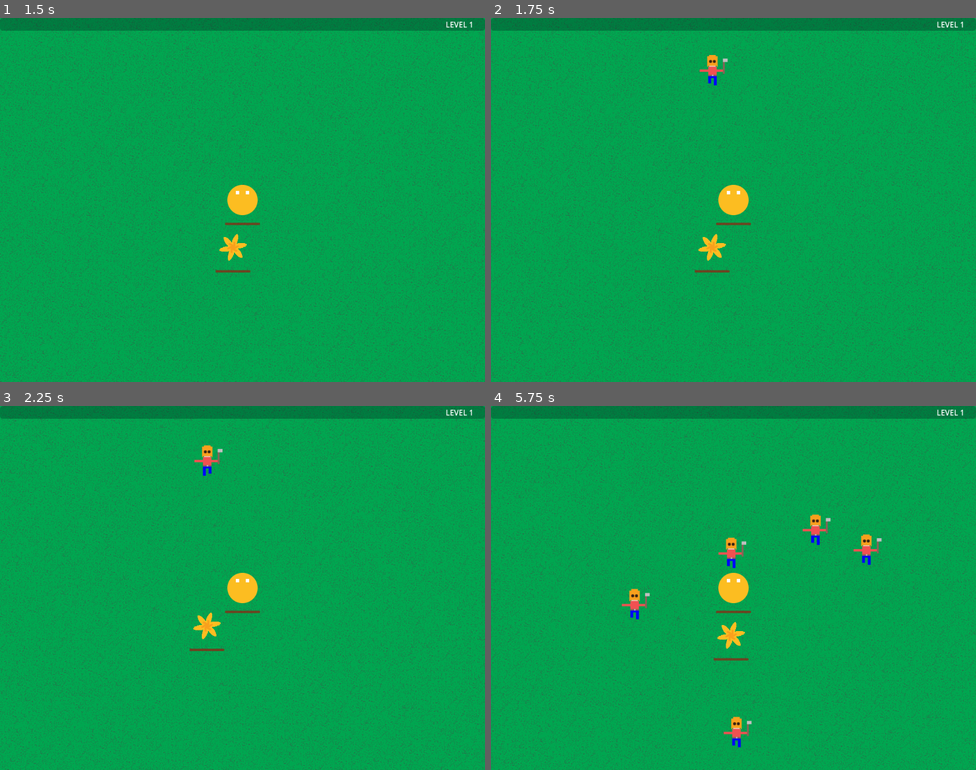
Above: before the commit, frames 1-4 (two rows, left to right).
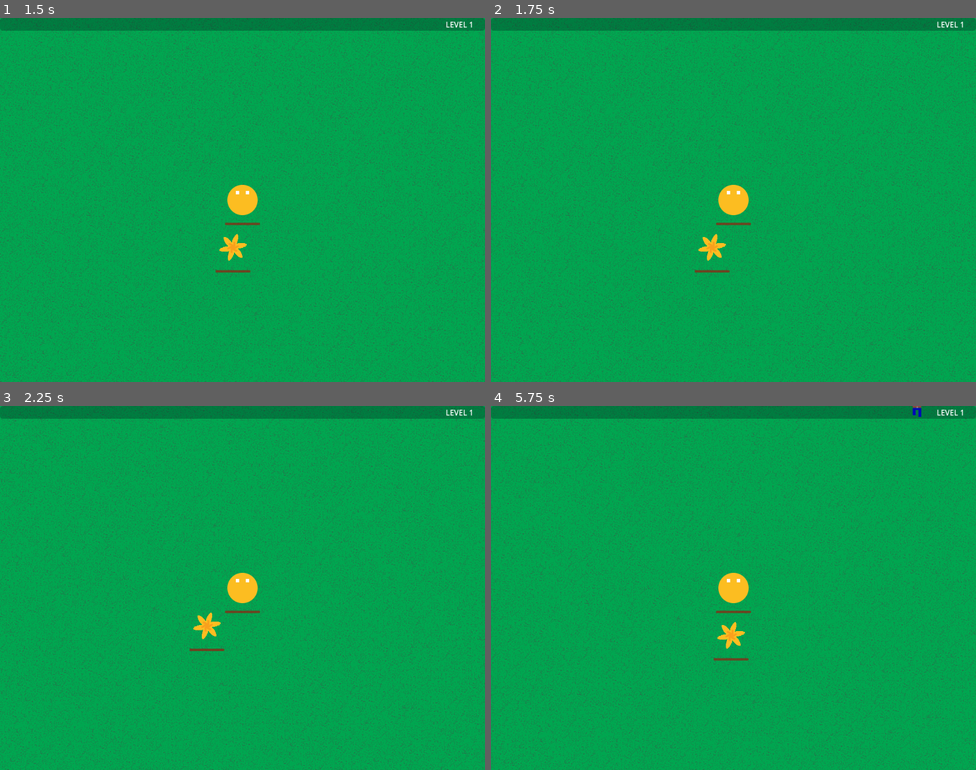
Above: after the commit, the same moments.

Repository: Silvester56/lastflower
Game: Godot game, scene res://scenes/main_menu.tscn
Same seed, same stepped clock (60 frames per second), same inputs: the game is played once before the commit and once after it.
Inputs:
- Up to frame 1 (1.5 s): click "PLAY" at 0.5 s; tap Enter at 1.25 s; hold D (right) from 1.28 s (still down); tap Space (melee) at 1.35 s
- Up to frame 2 (1.75 s): keep holding D (right)
- Up to frame 3 (2.25 s): release D (right) at 2.03 s; hold S (down) from 2.03 s (still down); tap Space (melee) at 2.1 s
- Up to frame 4 (5.75 s): release S (down) at 2.78 s; hold D (right) 2.78-3.53 s; tap Space (melee) every 0.75 s from 2.85 to 5.1 s; hold W (up) 3.53-4.28 s; hold A (left) from 4.28 s (still down)

Frame 1 is identical in both runs. In frame 2, 0.2% of the frame differs, in the area x 43-49%, y 10-19%; in frame 3, 0.2%; in frame 4, 1.1%, in the area x 26-89%, y 0-94%.

Commit message:
Implement auto heal feature and melee cooldown

Diff:
--- a/scenes/game.tscn
+++ b/scenes/game.tscn
@@ -233,6 +233,13 @@
 layout_mode = 2
 text = "MAIN MENU"
 
+[node name="MeleeCooldown" type="Timer" parent="Player"]
+wait_time = 1.5
+one_shot = true
+
+[node name="AutoHeal" type="Timer" parent="Player"]
+autostart = true
+
 [node name="TileMapLayer" type="TileMapLayer" parent="."]
 tile_map_data = PackedByteArray("AADn/+z/AAAGAAIAAADn/+3/AAACAAQAAADn/+7/AAAFAAQAAADn/+//AAAGAAMAAADn//D/AAADAAIAAADn// …(249904 unchanged characters)…
 tile_set = SubResource("TileSet_qmeeo")
@@ -257,10 +264,15 @@
 value = 100.0
 show_percentage = false
 
+[node name="AutoHeal" type="Timer" parent="Flower"]
+autostart = true
+
 [node name="Spawn" type="Timer" parent="."]
 autostart = true
 
 [connection signal="timeout" from="Player/Range/Timer" to="Player" method="_on_timer_timeout"]
 [connection signal="pressed" from="Player/GameOver/VBoxContainer/Retry" to="." method="_on_retry_pressed"]
 [connection signal="pressed" from="Player/GameOver/VBoxContainer/Back" to="." method="_on_back_pressed"]
+[connection signal="timeout" from="Player/AutoHeal" to="Player" method="_on_auto_heal_timeout"]
+[connection signal="timeout" from="Flower/AutoHeal" to="Flower" method="_on_auto_heal_timeout"]
 [connection signal="timeout" from="Spawn" to="." method="_on_spawn_timeout"]
--- a/scripts/enemy.gd
+++ b/scripts/enemy.gd
@@ -3,7 +3,7 @@
 var goal: Vector2
 var speed = 50.0
 var isEnemy = true
-var health: int = 2
+var health: int = 1
 var xpDropped = 1
 
 func _physics_process(delta: float) -> void:
--- a/scripts/flower.gd
+++ b/scripts/flower.gd
@@ -1,6 +1,7 @@
 extends Area2D
 
 var health: int = 100
+var autoHealPower: int = 1
 
 func _physics_process(delta: float) -> void:
 	for body in get_overlapping_bodies():
@@ -12,3 +13,6 @@
 	$Health.value = health
 	if health <= 0:
 		$"..".gameover()
+
+func _on_auto_heal_timeout() -> void:
+	changeHealth(autoHealPower)
--- a/scripts/game.gd
+++ b/scripts/game.gd
@@ -6,7 +6,7 @@
 func _on_spawn_timeout() -> void:
 	var newEnemy = enemy.instantiate()
 	var spawnAngle = rng.randf_range(0, 2 * PI)
-	var spawnRadius = rng.randf_range(300, 400)
+	var spawnRadius = rng.randf_range(600, 800)
 	newEnemy.position.x = spawnRadius * cos(spawnAngle)
 	newEnemy.position.y = spawnRadius * sin(spawnAngle)
 	newEnemy.goal = $Flower.position
--- a/scripts/player.gd
+++ b/scripts/player.gd
@@ -6,14 +6,16 @@
 var xpForNextLevel: int = 5
 var level = 1
 var health: int = 100
+var autoHealPower: int = 1
 
 func _physics_process(delta: float) -> void:
 	for body in $Hitbox.get_overlapping_bodies():
 		if "isEnemy" in body and body.isEnemy:
 			changeHealth(-1)
-	if Input.is_action_just_pressed("melee"):
+	if Input.is_action_just_pressed("melee") and $MeleeCooldown.is_stopped():
 		$Range/Polygon2D.visible = true
 		$Range/Timer.start()
+		$MeleeCooldown.start()
 		for body in $Range.get_overlapping_bodies():
 			if "isEnemy" in body and body.isEnemy:
 				increaseXp(body.getHit(meleePower))
@@ -53,3 +55,6 @@
 
 func _on_timer_timeout() -> void:
 	$Range/Polygon2D.visible = false
+
+func _on_auto_heal_timeout() -> void:
+	changeHealth(autoHealPower)
